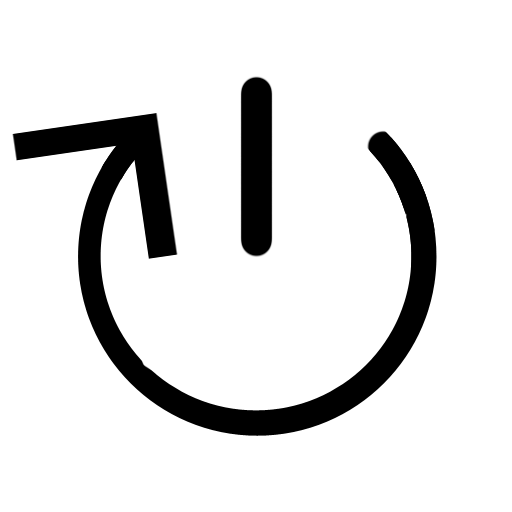
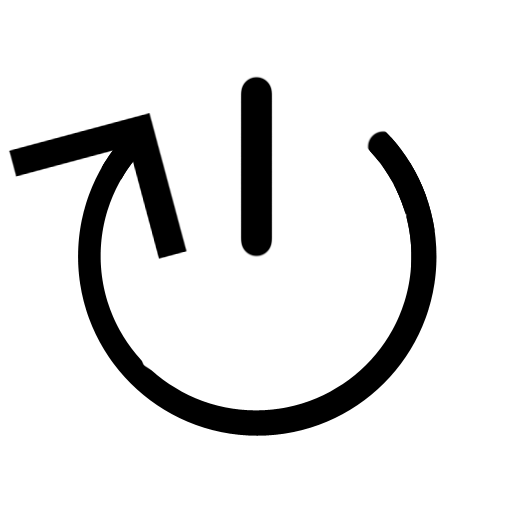
Layered file, before and after one edit (w=512, h=512). Changes by layer:
painted on "Layer 4" over [8, 113, 188, 259]
